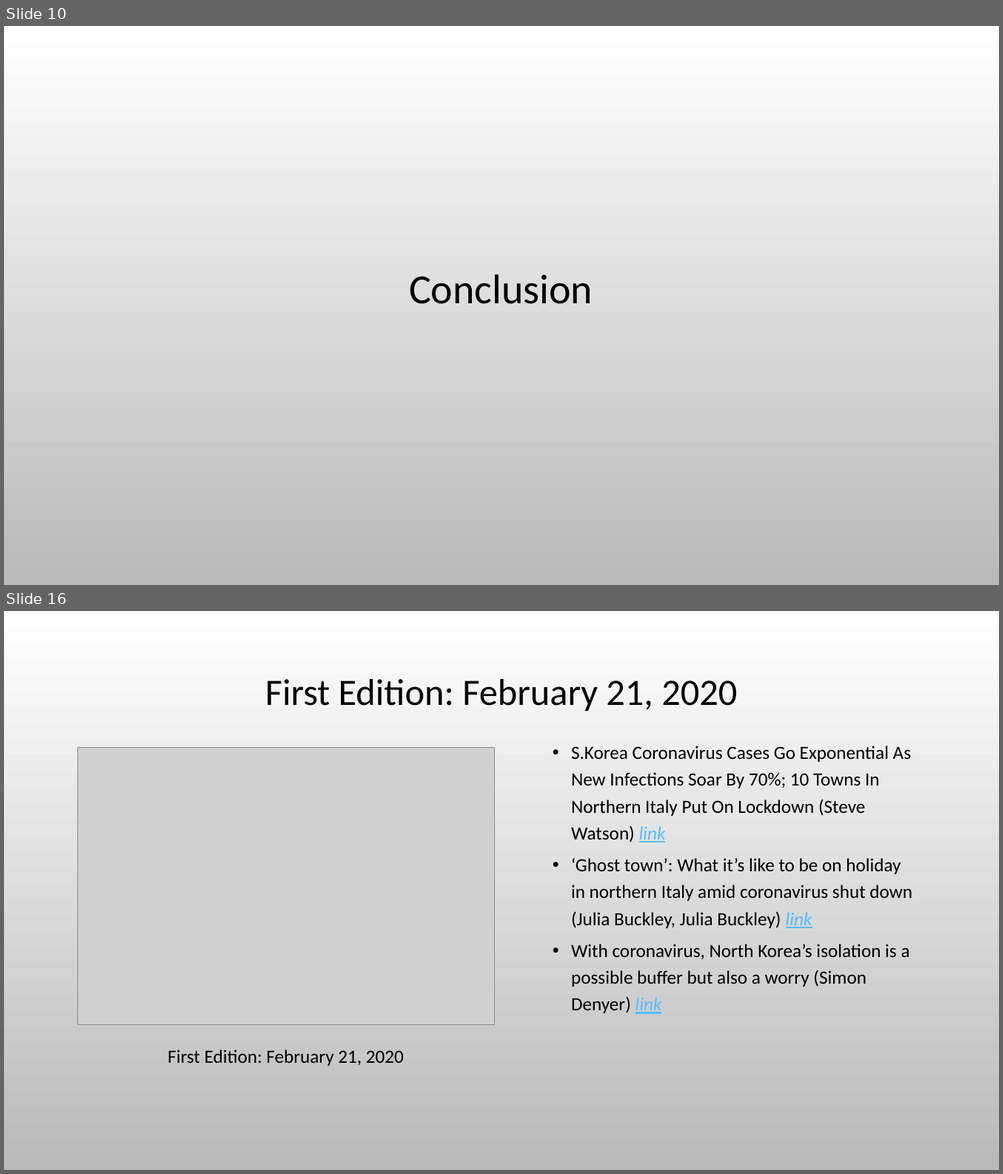
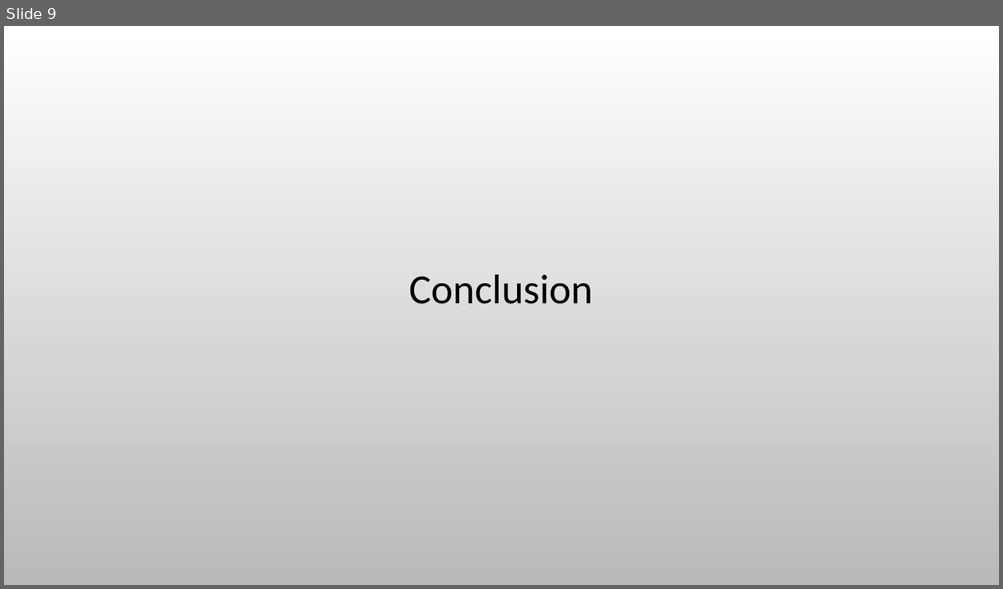
Before and after one commit to ted-dunstone/reports, a slide deck: simple/presentation.pptx. Shown one above the other, each under a label of ours: slides 10 and 16 before the commit, slide 9 after it; the slides between them are not shown. The pictures are 1003x1174 and 1003x589 pixels, drawn with LibreOffice and Linux fonts; fonts in the diff are those of the drawing; grey boxes stand for pictures; background and template pictures are left out. Boxes give left, top, right and bottom in pixels: in the first picture for what was removed or moved away, otherwise in the second. Text is boxed around its words. In the diff, an @@ line names an element or a change of style, - is before the commit and + after.

```diff
--- a/simple/presentation.pptx
+++ b/simple/presentation.pptx
@@ slide 16 removed at (4, 611, 999, 1170), background picture (left out) @@
@@ title removed at (265, 679, 737, 711) @@
-First Edition: February 21, 2020
@@ picture removed at (78, 748, 494, 1025) @@
@@ text removed at (571, 746, 912, 1014) @@
-  • S.Korea Coronavirus Cases Go Exponential As New Infections Soar By 70%; 10 Towns In Northern Italy Put On Lockdown (Steve Watson) link
-  • ‘Ghost town’: What it’s like to be on holiday in northern Italy amid coronavirus shut down (Julia Buckley, Julia Buckley) link
-  • With coronavirus, North Korea’s isolation is a possible buffer but also a worry (Simon Denyer) link
@@ text removed at (168, 1050, 404, 1066) @@
-First Edition: February 21, 2020
@@ what was slide 10 is now slide 9 @@
```
Also in this commit, not shown: 2 slides changed, 6 slides added, 11 other slides removed, 35 other files.
